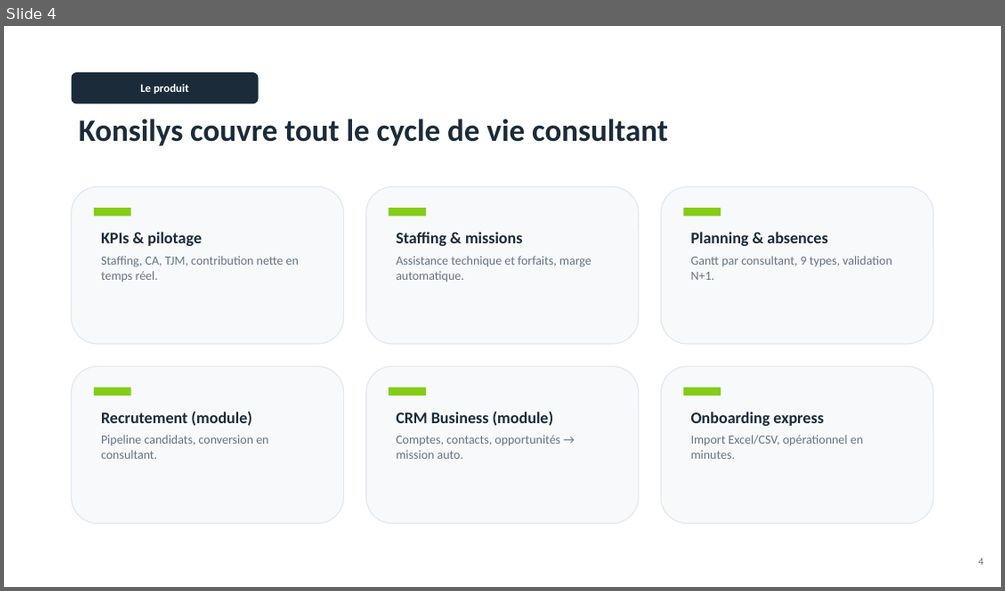
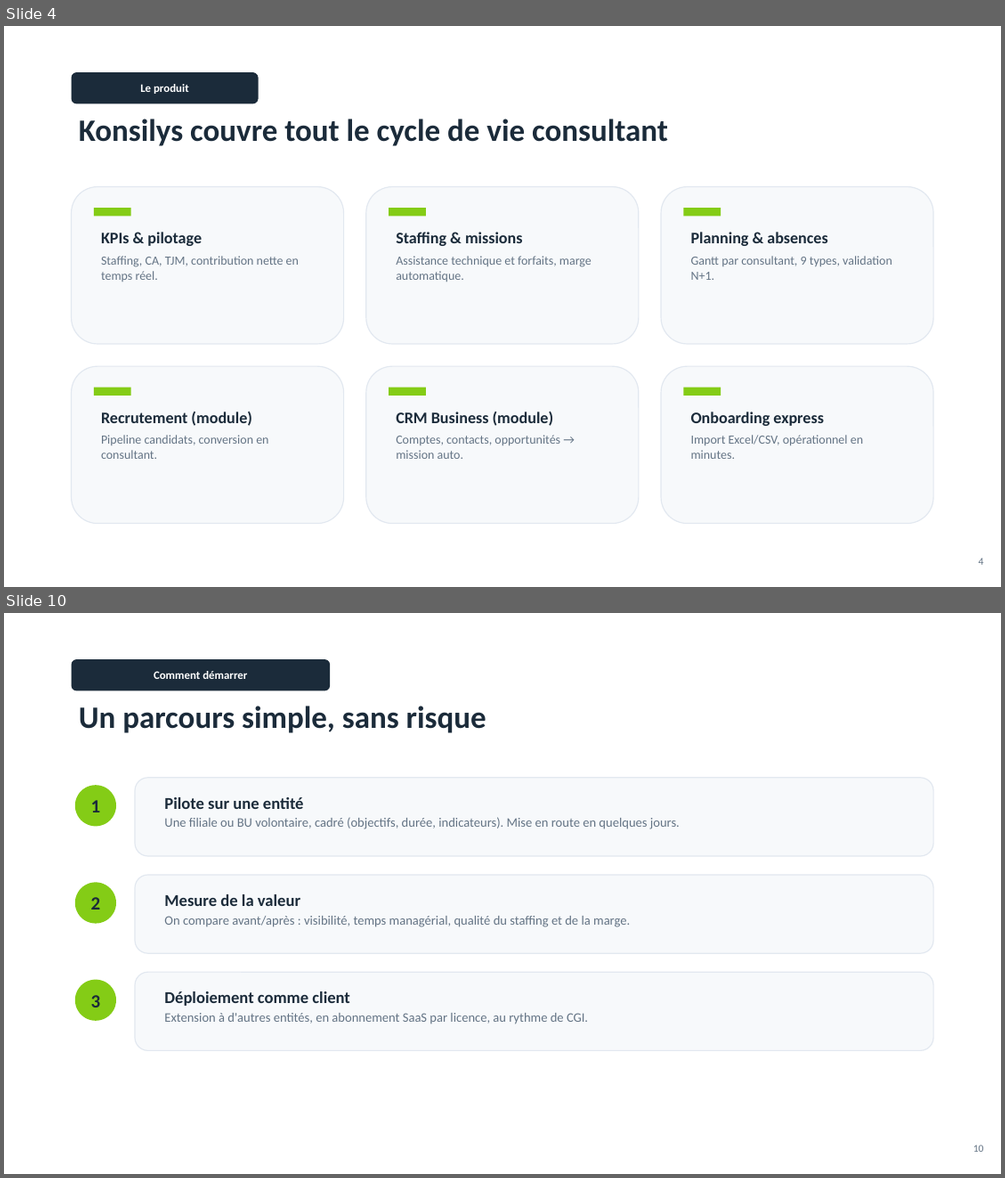
Before and after one commit to Charlesa6/esn-manager, a slide deck: deliverables/Konsilys_Pitch_CGI.pptx. Shown one above the other, each under a label of ours: slide 4 before the commit, slides 4 and 10 after it; the slides between them are not shown. The pictures are 1005x591 and 1005x1178 pixels, drawn with LibreOffice and Linux fonts; fonts in the diff are those of the drawing. Boxes give left, top, right and bottom in pixels: in the first picture for what was removed or moved away, otherwise in the second. Text is boxed around its words. In the diff, an @@ line names an element or a change of style, - is before the commit and + after.

```diff
--- a/deliverables/Konsilys_Pitch_CGI.pptx
+++ b/deliverables/Konsilys_Pitch_CGI.pptx
@@ slide 10 added at [4, 613, 1001, 1174], background #FFFFFF @@
@@ rounded rectangle added at [72, 659, 330, 690], fill #1B2B3A, 11 pt, text #FFFFFF, bold @@
+Comment démarrer
@@ text added at [79, 706, 486, 733], 30 pt, text #1B2B3A, bold @@
+Un parcours simple, sans risque
@@ ellipse added at [75, 785, 116, 826], fill #84CC16, 18 pt, text #1B2B3A, bold @@
+1
@@ rounded rectangle added at [135, 778, 933, 856], fill #F7F9FB, outline #E2E8F0 1 pt @@
@@ text added at [164, 797, 680, 829], 12.5 pt, text #647485 @@
+Pilote sur une entité
+Une filiale ou BU volontaire, cadré (objectifs, durée, indicateurs). Mise en route en quelques jours.
@@ rounded rectangle added at [135, 875, 933, 953], fill #F7F9FB, outline #E2E8F0 1 pt @@
@@ ellipse added at [75, 882, 116, 924], fill #84CC16, 18 pt, text #1B2B3A, bold @@
+2
@@ text added at [164, 894, 630, 927], 12.5 pt, text #647485 @@
+Mesure de la valeur
+On compare avant/après : visibilité, temps managérial, qualité du staffing et de la marge.
@@ ellipse added at [75, 980, 116, 1021], fill #84CC16, 18 pt, text #1B2B3A, bold @@
+3
@@ rounded rectangle added at [135, 972, 933, 1051], fill #F7F9FB, outline #E2E8F0 1 pt @@
@@ text added at [164, 991, 588, 1024], 12.5 pt, text #647485 @@
+Déploiement comme client
+Extension à d'autres entités, en abonnement SaaS par licence, au rythme de CGI.
@@ text added at [973, 1144, 984, 1151], 10 pt, text #647485 @@
+10
```
Also in this commit, not shown: 10 slides changed, 2 other slides added, 3 slides removed, 5 other files.
